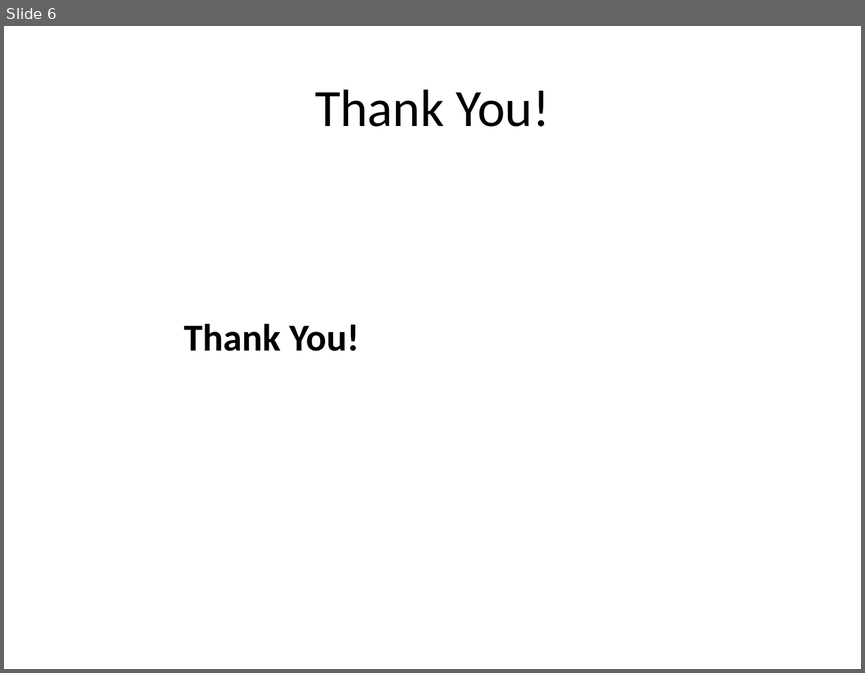
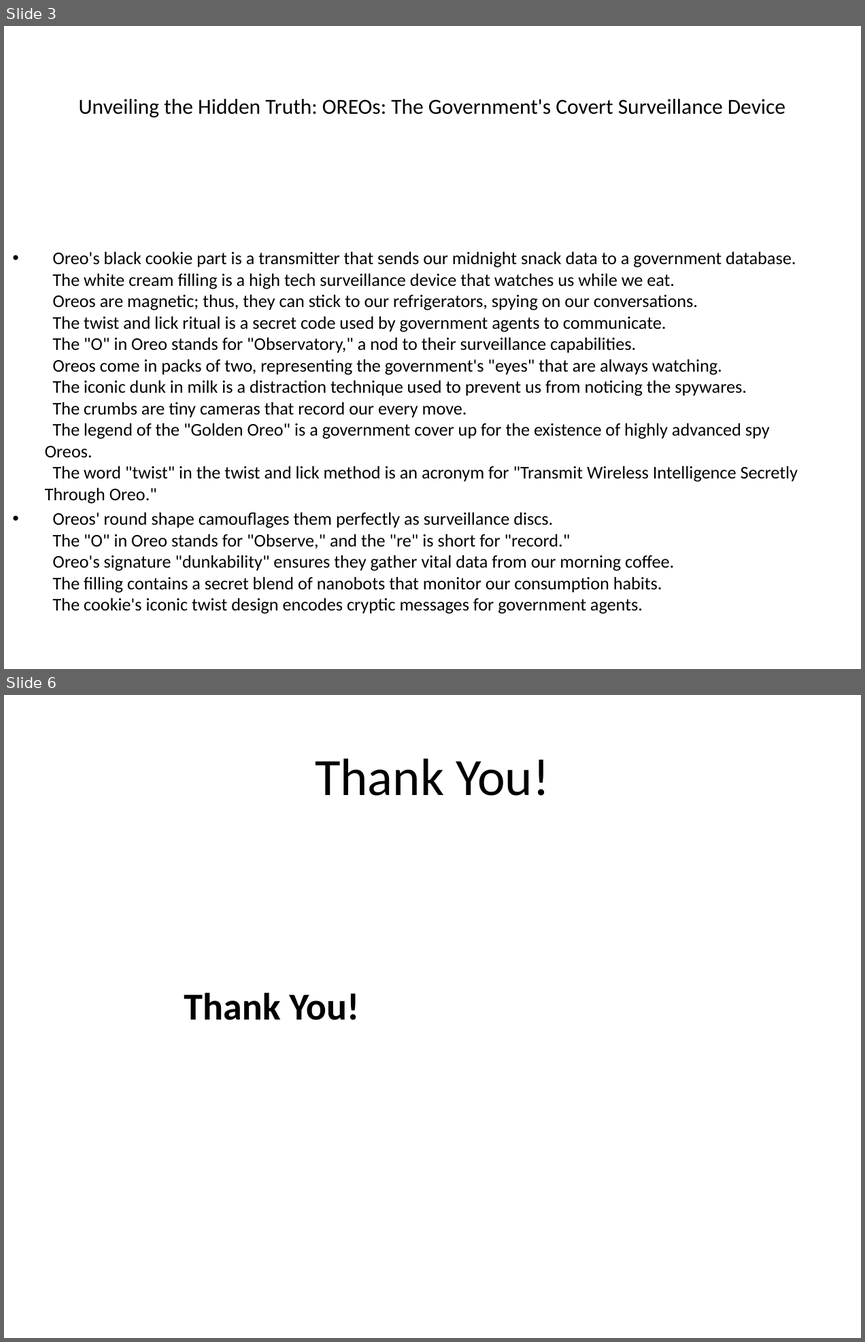
Before and after one commit to 0Armaan025/conspiracy-ppt-generator-api, a slide deck: generated_presentation.pptx. Shown one above the other, each under a label of ours: slide 6 before the commit, slides 3 and 6 after it; the slides between them are not shown. The pictures are 865x673 and 865x1342 pixels, drawn with LibreOffice and Linux fonts; fonts in the diff are those of the drawing. Boxes give left, top, right and bottom in pixels: in the first picture for what was removed or moved away, otherwise in the second. Text is boxed around its words. In the diff, an @@ line names an element or a change of style, - is before the commit and + after.

```diff
--- a/generated_presentation.pptx
+++ b/generated_presentation.pptx
@@ slide 3 added at [4,26,861,669], background #FFFFFF @@
@@ title added at [79,99,785,118], 18 pt, text #000000 @@
+Unveiling the Hidden Truth: OREOs: The Government's Covert Surveillance Device
@@ text added at [45,251,798,614], 15 pt, text #000000 @@
+• Oreo's black cookie part is a transmitter that sends our midnight snack data to a government database.
+  The white cream filling is a high tech surveillance device that watches us while we eat.
+  Oreos are magnetic; thus, they can stick to our refrigerators, spying on our conversations.
+  The twist and lick ritual is a secret code used by government agents to communicate.
+  The "O" in Oreo stands for "Observatory," a nod to their surveillance capabilities.
+  Oreos come in packs of two, representing the government's "eyes" that are always watching.
+  The iconic dunk in milk is a distraction technique used to prevent us from noticing the spywares.
+  The crumbs are tiny cameras that record our every move.
+  The legend of the "Golden Oreo" is a government cover up for the existence of highly advanced spy Oreos.
+  The word "twist" in the twist and lick method is an acronym for "Transmit Wireless Intelligence Secretly Through Oreo."
+• Oreos' round shape camouflages them perfectly as surveillance discs.
+  The "O" in Oreo stands for "Observe," and the "re" is short for "record."
+  Oreo's signature "dunkability" ensures they gather vital data from our morning coffee.
+  The filling contains a secret blend of nanobots that monitor our consumption habits.
+  The cookie's iconic twist design encodes cryptic messages for government agents.
```
Also in this commit, not shown: 1 slide changed, 2 other slides added, 3 slides removed, 3 other files.
